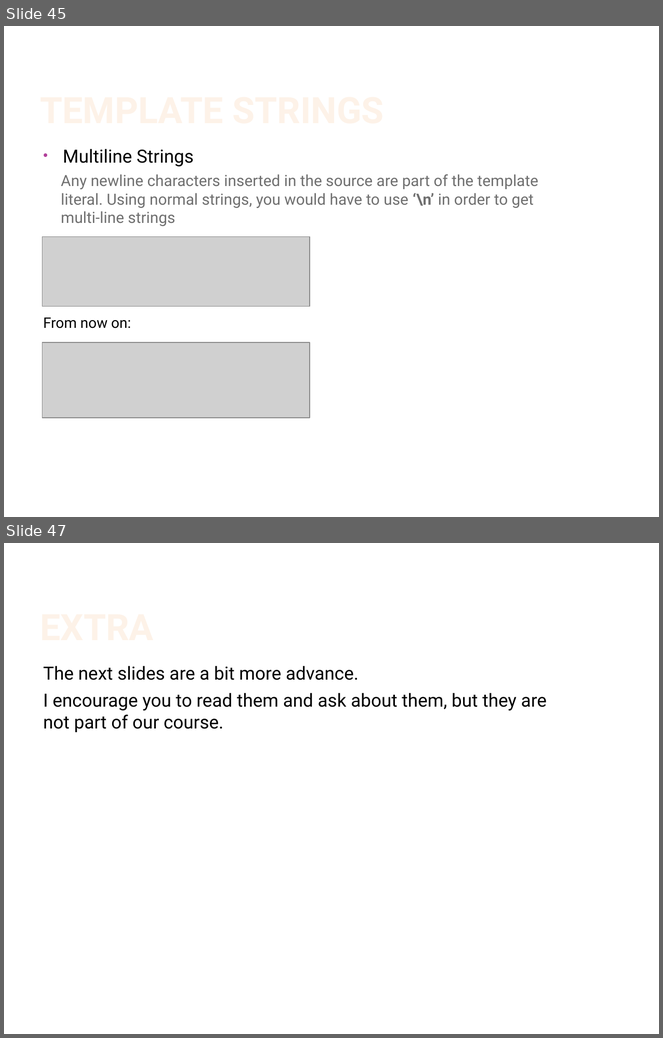
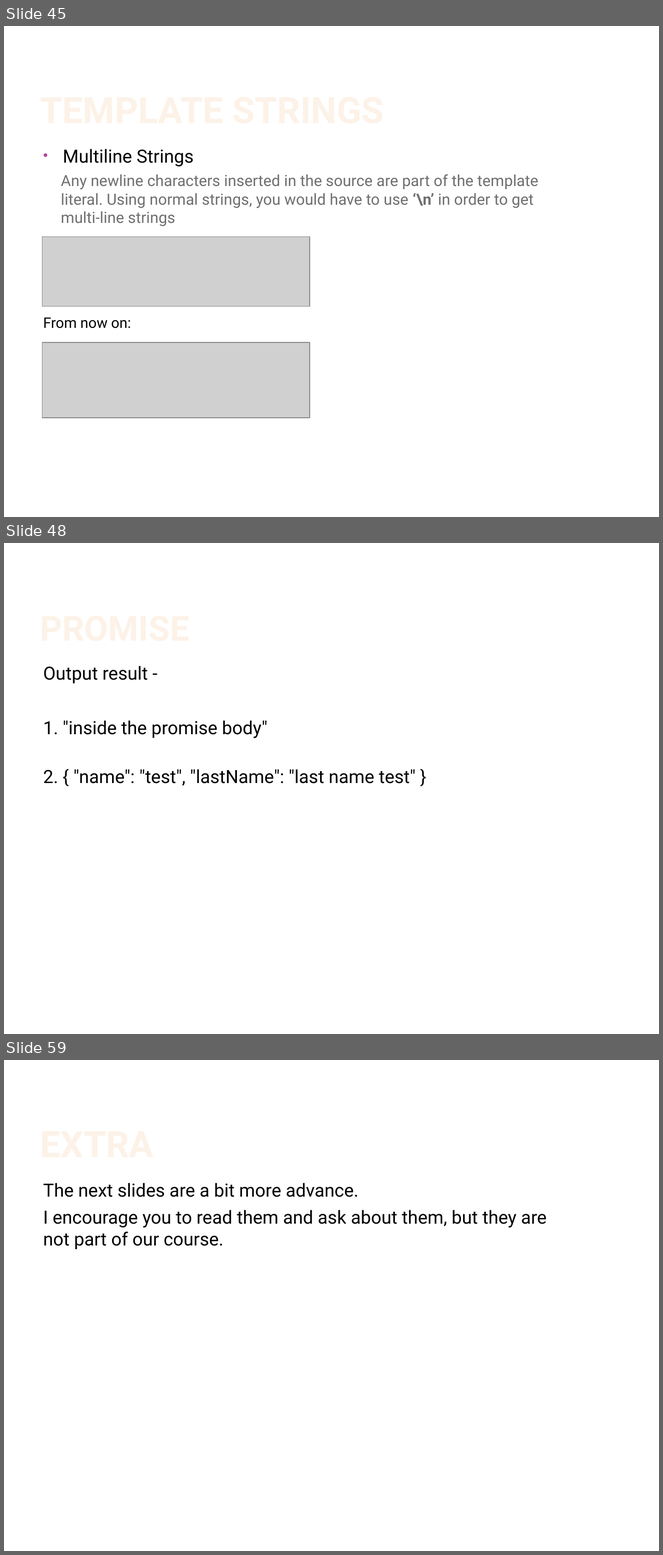
Before and after one commit to IsraelZablianov/TypeScript-Course, a slide deck: Advanced Es6 & TypeScript.pptx. Shown one above the other, each under a label of ours: slides 45 and 47 before the commit, slides 45, 48 and 59 after it; the slides between them are not shown. The pictures are 663x1038 and 663x1555 pixels, drawn with LibreOffice and Linux fonts; fonts in the diff are those of the drawing; grey boxes stand for pictures; background and template pictures are left out. Boxes give left, top, right and bottom in pixels: in the first picture for what was removed or moved away, otherwise in the second. Text is boxed around its words. In the diff, an @@ line names an element or a change of style, - is before the commit and + after.

Commit message:
adding promises

```diff
--- a/Advanced Es6 & TypeScript.pptx
+++ b/Advanced Es6 & TypeScript.pptx
@@ slide 48 added at <box>4,543,659,1034</box>, background #FFFFFF @@
@@ title added at <box>37,566,556,648</box>, 38 pt, text gradient #FEF7F1 to #FEF3E8 to #FBCF9C to #F9B94C, bold @@
+PROMISE
@@ text added at <box>43,666,416,786</box>, 20 pt, text #000000 @@
+Output result -
+1. "inside the promise body"
+2. { "name": "test", "lastName": "last name test" }
@@ what was slide 47 is now slide 59 @@
```
Also in this commit, not shown: 1 slide changed, 11 other slides added.
